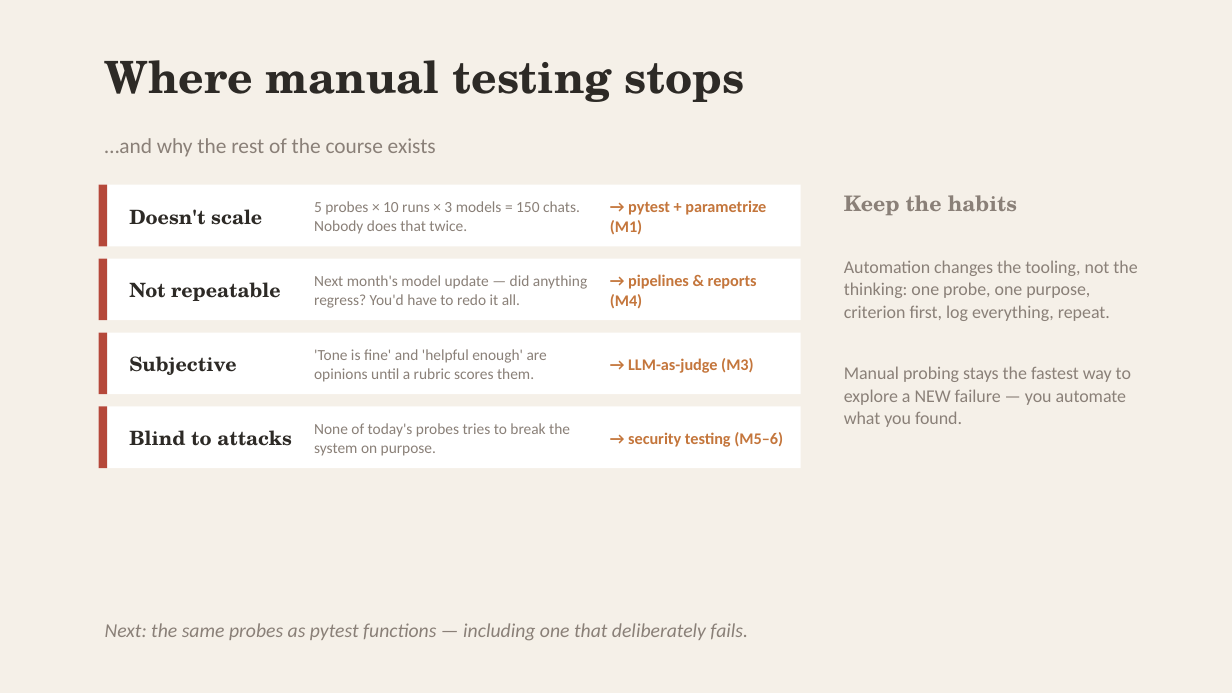
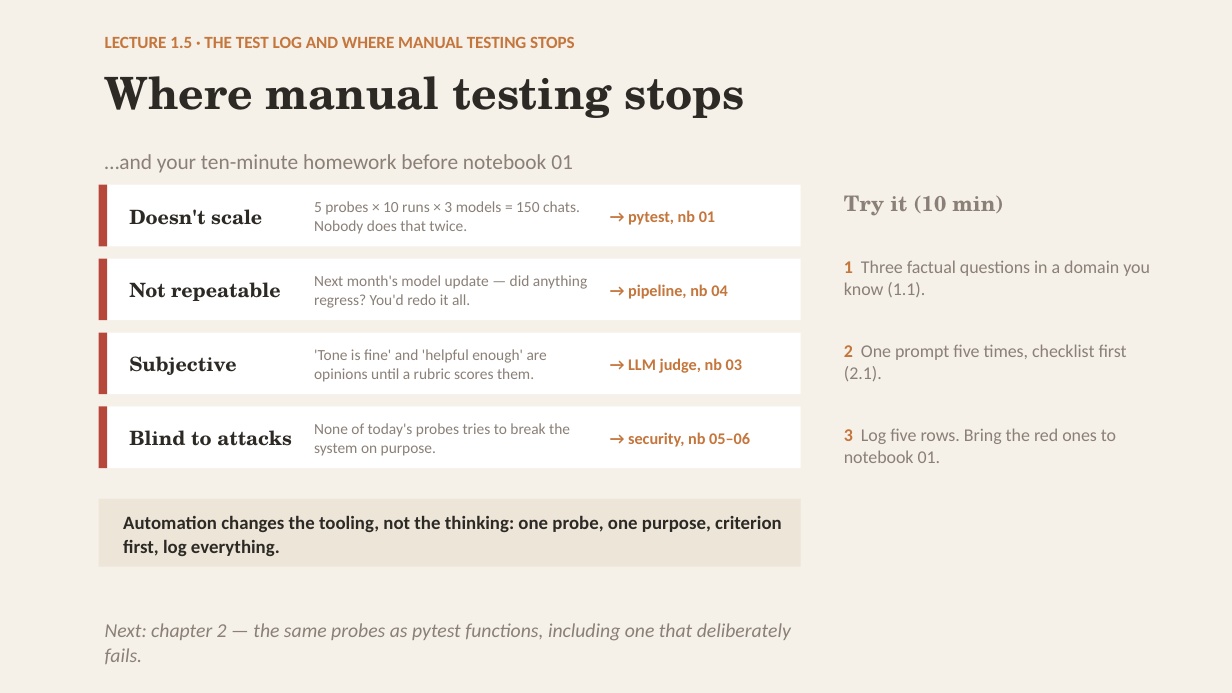
Before and after one commit to robertbarcik/testing-tutorial, a slide deck: slide 16 of slides/00_intro_testing_by_hand.pptx (slide 19 before the commit). Drawn at 1232x693 pixels with LibreOffice and Linux fonts; fonts in the diff are those of the drawing. Boxes give left, top, right and bottom in pixels: in the first picture for what was removed or moved away, otherwise in the second. Text is boxed around its words. In the diff, an @@ line names an element or a change of style, - is before the commit and + after.

```diff
--- a/slides/00_intro_testing_by_hand.pptx
+++ b/slides/00_intro_testing_by_hand.pptx
@@ text "Where manual testing stops": place and size @@
-text "Where manual testing stops" at [105, 60, 745, 102]
+text "Where manual testing stops" at [105, 76, 745, 118]
@@ text added at [105, 37, 575, 48], 10 pt, text #C4763C, bold @@
+LECTURE 1.5 · THE TEST LOG AND WHERE MANUAL TESTING STOPS
@@ text removed at [105, 138, 436, 157] @@
-…and why the rest of the course exists
@@ text added at [105, 154, 573, 173], 12.5 pt, text #8A8078 @@
+…and your ten-minute homework before notebook 01
@@ text at [844, 195, 1150, 463]: text changed @@
-Keep the habits
-Automation changes the tooling, not the thinking: one probe, one purpose, criterion first, log everything, repeat.
-Manual probing stays the fastest way to explore a NEW failure — you automate what you found.
+Try it (10 min)
+1 Three factual questions in a domain you know (1.1).
+2 One prompt five times, checklist first (2.1).
+3 Log five rows. Bring the red ones to notebook 01.
@@ text at [628, 210, 715, 225]: text changed @@
-→ pytest + parametrize (M1)
+→ pytest, nb 01
@@ text at [314, 275, 587, 308]: text changed @@
-Next month's model update — did anything regress? You'd have to redo it all.
+Next month's model update — did anything regress? You'd redo it all.
@@ text at [628, 284, 727, 299]: text changed @@
-→ pipelines & reports (M4)
+→ pipeline, nb 04
@@ text at [628, 358, 742, 373]: text changed @@
-→ LLM-as-judge (M3)
+→ LLM judge, nb 03
@@ text at [628, 432, 750, 447]: text changed @@
-→ security testing (M5–6)
+→ security, nb 05–06
@@ rectangle added at [99, 499, 801, 567], fill #EDE6D8 @@
@@ text added at [123, 516, 782, 556], 11 pt, text #2D2A26, bold @@
+Automation changes the tooling, not the thinking: one probe, one purpose, criterion first, log everything.
@@ text at [105, 623, 791, 664]: text changed @@
-Next: the same probes as pytest functions — including one that deliberately fails.
+Next: chapter 2 — the same probes as pytest functions, including one that deliberately fails.
```
Also in this commit, not shown: 13 other slides changed, 2 slides added, 6 slides removed, 26 other files.
